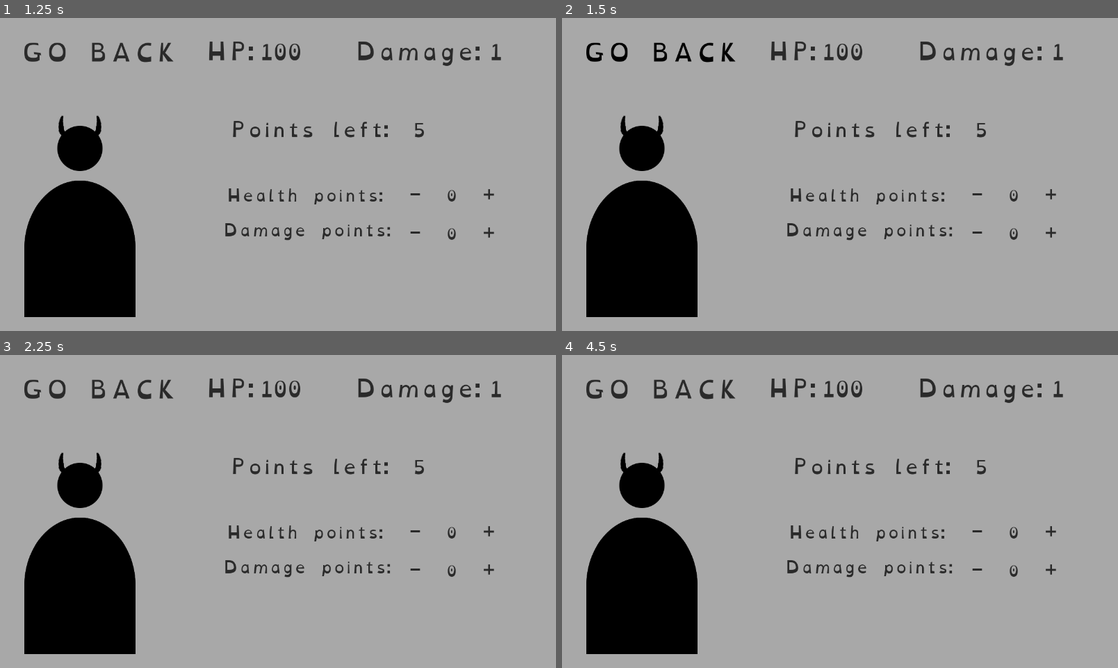
Above: before the commit, frames 1-4 (two rows, left to right).
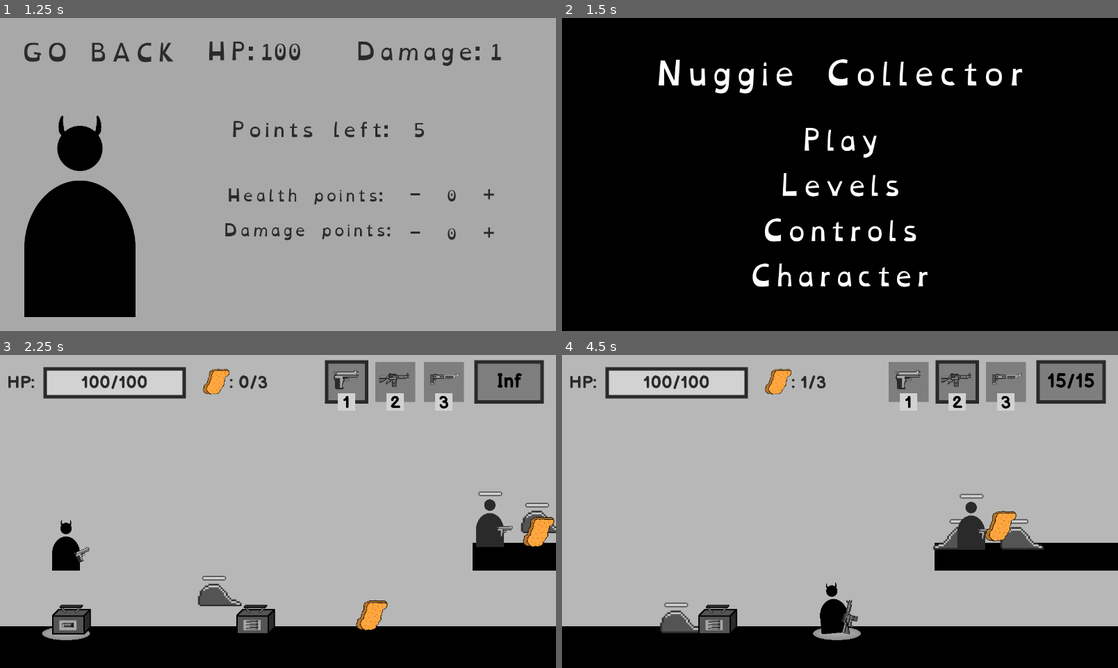
Above: after the commit, the same moments.

Repository: BesterCoder/nuggie-collector
Game: Godot game, scene res://menus/main/MainMenu.tscn
The game is run twice, just before and just after one commit, with the same random seed, the same clock (stepped at 60 frames per second) and the same inputs.
Inputs (mouse positions are in pixels of both pictures, inside the frame that each line leads up to):
- Up to frame 1 (1.25 s): click "Character" at 0.5 s
- Up to frame 2 (1.5 s): click "GO BACK" at 1.25 s
- Up to frame 3 (2.25 s): click (278, 477) at 2 s, where only the run after the commit has a clickable "Play"
- Up to frame 4 (4.5 s): move the mouse to (962, 495) at 2.77 s; press the mouse at (962, 495) at 2.78 s; hold D (move_right) 2.78-4.28 s; tap W (jump) at 3.02, 3.77 s; move the mouse to (728, 527) at 3.52 s; release the mouse at (728, 527) at 3.53 s; tap 1 (select_pistol) at 3.6 s; move the mouse to (895, 442) at 4.27 s; hold A (move_left) from 4.28 s (still down); tap 2 (select_rifle) at 4.35 s

Frame 1 is identical in both runs. In frame 2, 91% of the frame differs, in the area x 0-100%, y 0-100%; in frame 3, 31%; in frame 4, 33%.

Commit message:
Return to MainMenu from CharacterMenu

Diff:
--- a/menus/character/CharacterMenu.gd
+++ b/menus/character/CharacterMenu.gd
@@ -29,3 +29,7 @@
 func _on_damage_minus_pressed():
 	Character.add_damage_points(-1)
 	_set_values()
+
+
+func _on_back_pressed():
+	SceneLoader.load_scene("res://menus/main/MainMenu.tscn")
--- a/menus/character/CharacterMenu.tscn
+++ b/menus/character/CharacterMenu.tscn
@@ -266,13 +266,14 @@
 margin_top = 296.0
 margin_right = 1096.0
 margin_bottom = 361.0
-custom_fonts/font = SubResource( 2 )
+custom_fonts/font = SubResource( 4 )
 custom_colors/font_color = Color( 0.164706, 0.164706, 0.164706, 1 )
 text = "##"
 align = 1
 __meta__ = {
 "_edit_use_anchors_": false
 }
+[connection signal="pressed" from="Back" to="." method="_on_back_pressed"]
 [connection signal="pressed" from="HealthPoints/Plus" to="." method="_on_health_plus_pressed"]
 [connection signal="pressed" from="HealthPoints/Minus" to="." method="_on_health_minus_pressed"]
 [connection signal="pressed" from="DamagePoints/Plus" to="." method="_on_damage_plus_pressed"]
Not shown: 9 places in menus/character/CharacterMenu.tscn that only renumber resources
